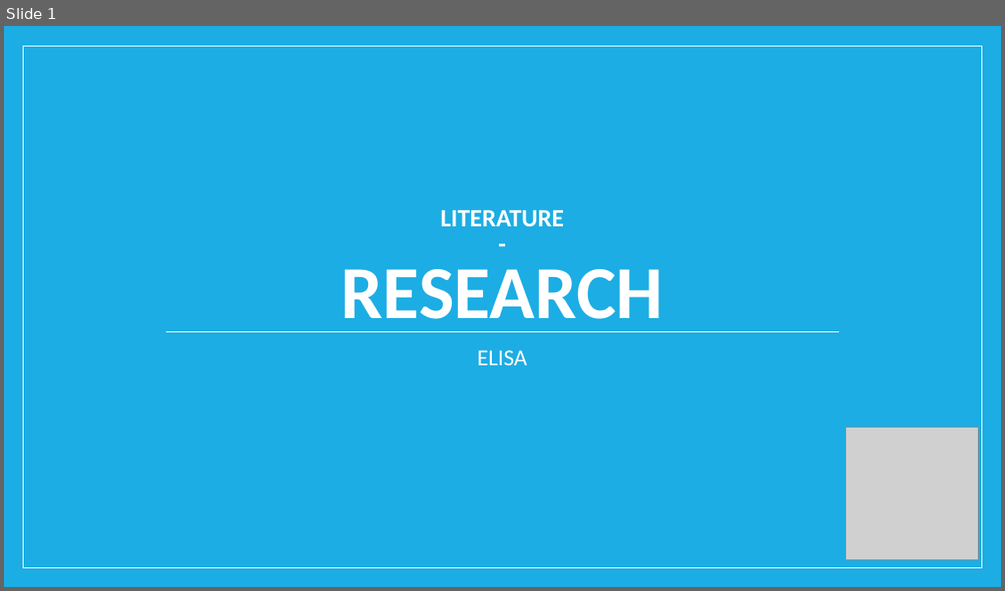
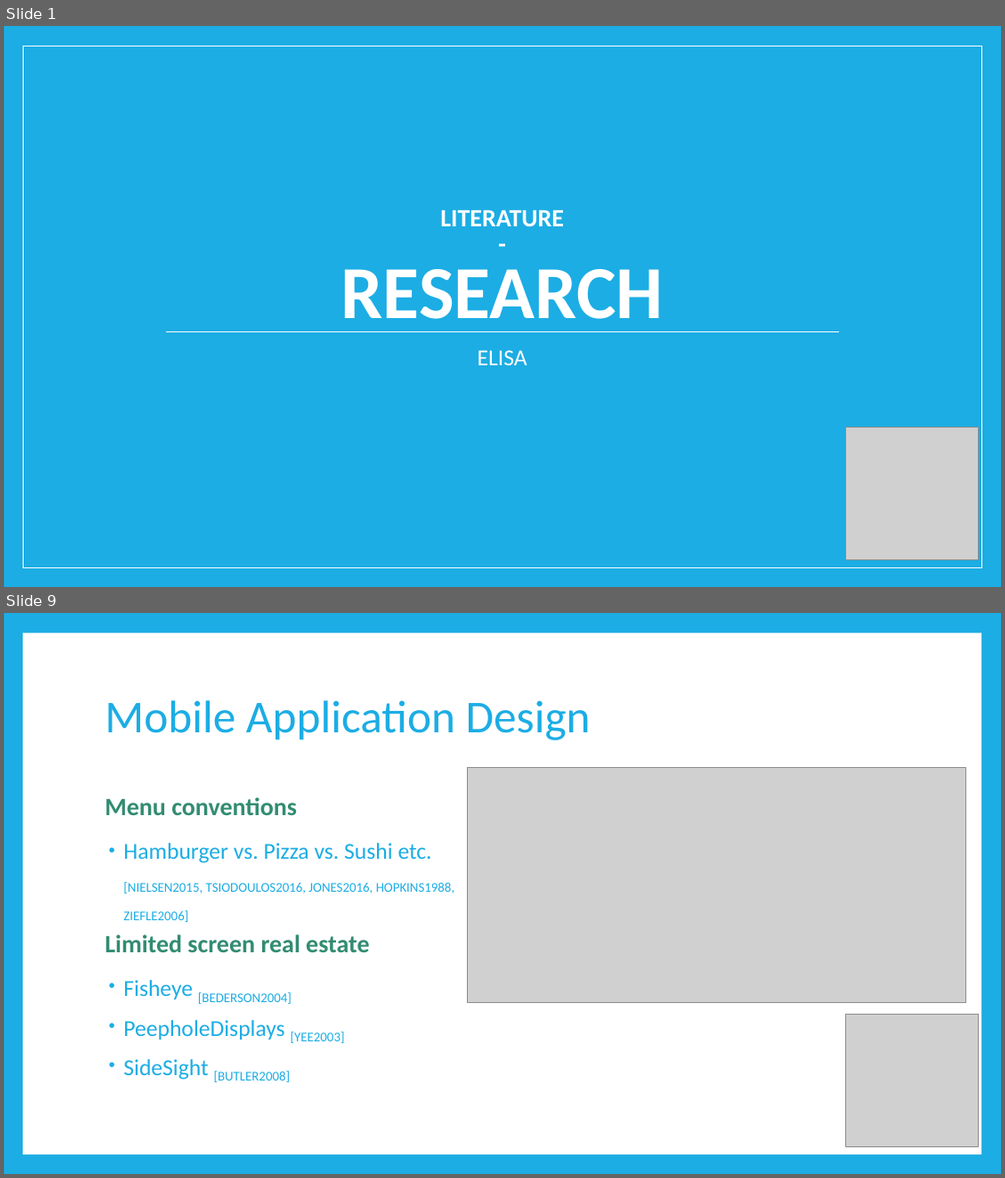
Before and after one commit to riedmaph/einkaufsliste, a slide deck: usabilityEngineering/A1/literatureResearch.pptx. Shown one above the other, each under a label of ours: slide 1 before the commit, slides 1 and 9 after it; the slides between them are not shown. The pictures are 1005x591 and 1005x1178 pixels, drawn with LibreOffice and Linux fonts; fonts in the diff are those of the drawing; grey boxes stand for pictures. Boxes give left, top, right and bottom in pixels: in the first picture for what was removed or moved away, otherwise in the second. Text is boxed around its words. In the diff, an @@ line names an element or a change of style, - is before the commit and + after.

```diff
--- a/usabilityEngineering/A1/literatureResearch.pptx
+++ b/usabilityEngineering/A1/literatureResearch.pptx
@@ slide 9 added at (4,613,1001,1174), background #1CADE4 @@
@@ rectangle added at (23,633,981,1154), fill #FFFFFF @@
@@ title added at (105,700,591,740), 44 pt, text #1CADE4 @@
+Mobile Application Design
@@ picture added at (467,767,966,1002) @@
@@ text added at (105,797,297,815), 24 pt, text #328B71, bold @@
+Menu conventions
@@ text added at (123,843,454,922), 22 pt, text #1CADE4 @@
+• Hamburger vs. Pizza vs. Sushi etc. [NIELSEN2015, TSIODOULOS2016, JONES2016, HOPKINS1988, ZIEFLE2006]
@@ text added at (105,934,369,952), 24 pt, text #328B71, bold @@
+Limited screen real estate
@@ text added at (123,980,291,1082), 22 pt, text #1CADE4 @@
+• Fisheye [BEDERSON2004]
+• PeepholeDisplays [YEE2003]
+• SideSight [BUTLER2008]
@@ picture added at (846,1013,979,1146) @@
```
Also in this commit, not shown: 10 other slides added, 2 slides removed.
